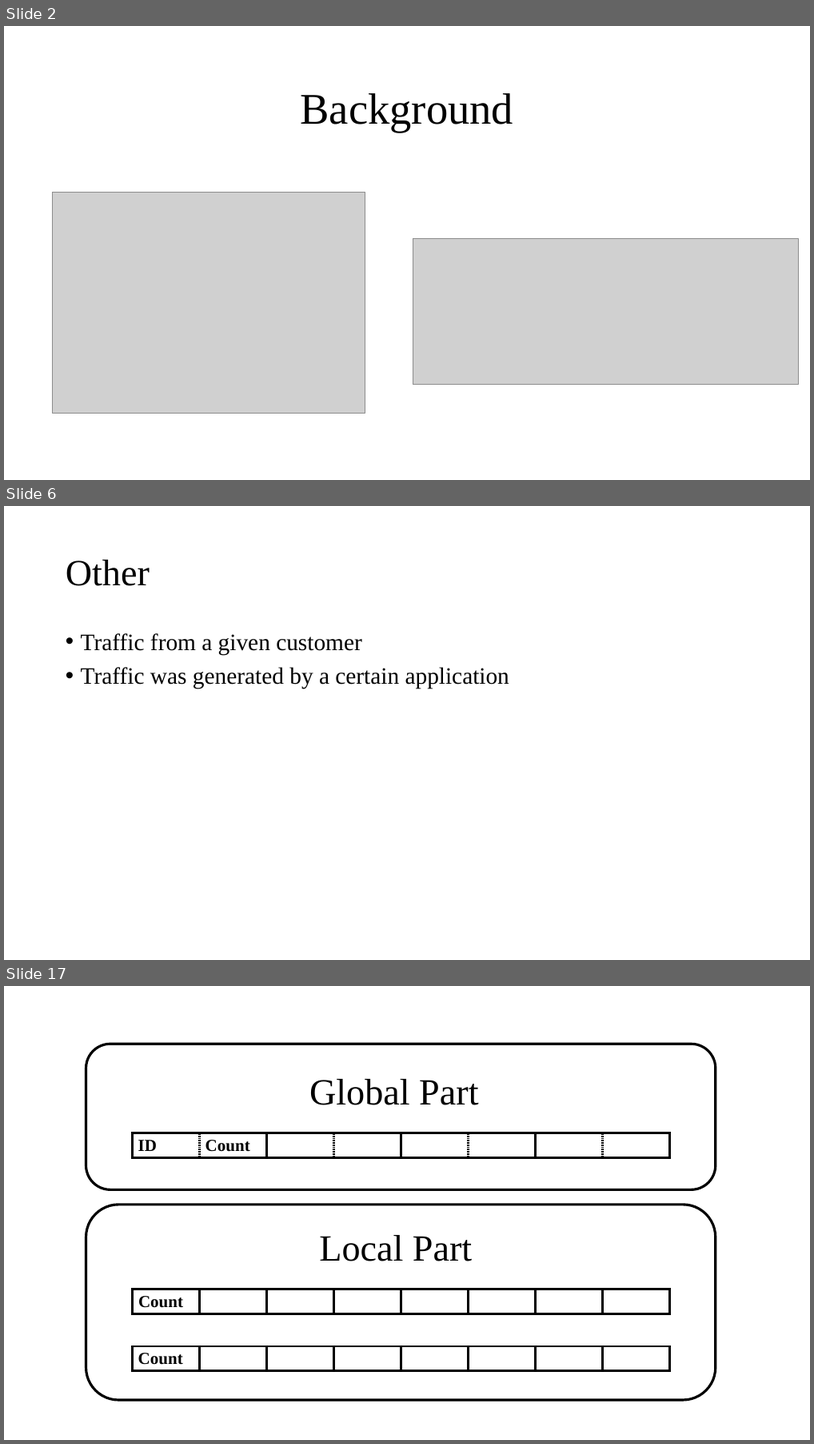
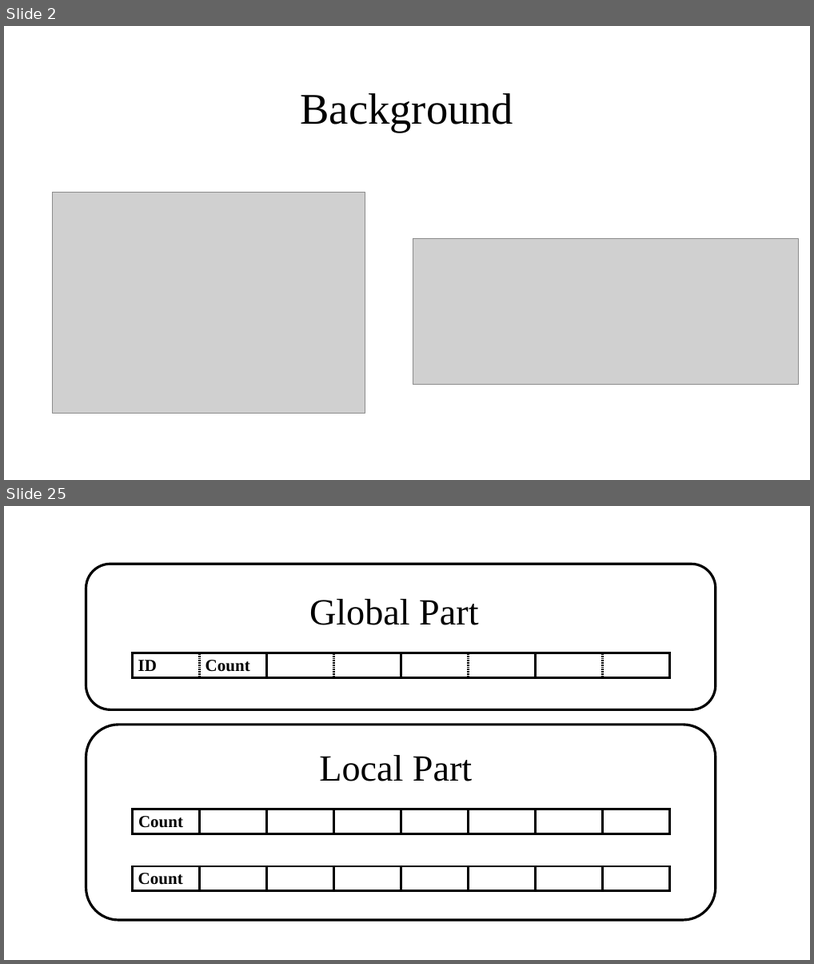
Before and after one commit to Lipox/Dimension, a slide deck: dimensions.pptx. Shown one above the other, each under a label of ours: slides 2, 6 and 17 before the commit, slides 2 and 25 after it; the slides between them are not shown. The pictures are 814x1444 and 814x964 pixels, drawn with LibreOffice and Linux fonts; fonts in the diff are those of the drawing; grey boxes stand for pictures. Boxes give left, top, right and bottom in pixels: in the first picture for what was removed or moved away, otherwise in the second. Text is boxed around its words. In the diff, an @@ line names an element or a change of style, - is before the commit and + after.

```diff
--- a/dimensions.pptx
+++ b/dimensions.pptx
@@ slide 6 removed at [4, 506, 810, 960], background #FFFFFF @@
@@ title removed at [66, 560, 150, 586] @@
-Other
@@ text removed at [81, 633, 510, 688] @@
-• Traffic from a given customer
-• Traffic was generated by a certain application
@@ what was slide 17 is now slide 25 @@
```
Also in this commit, not shown: 5 slides changed, 15 slides added, 10 other slides removed.
